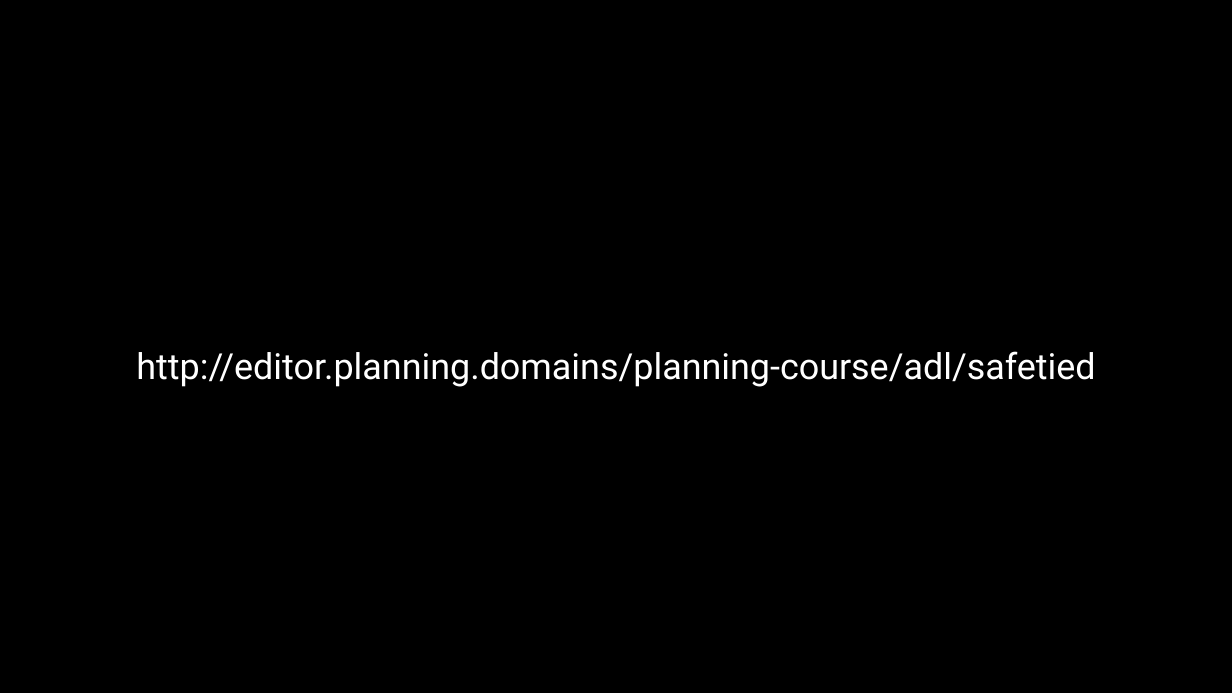
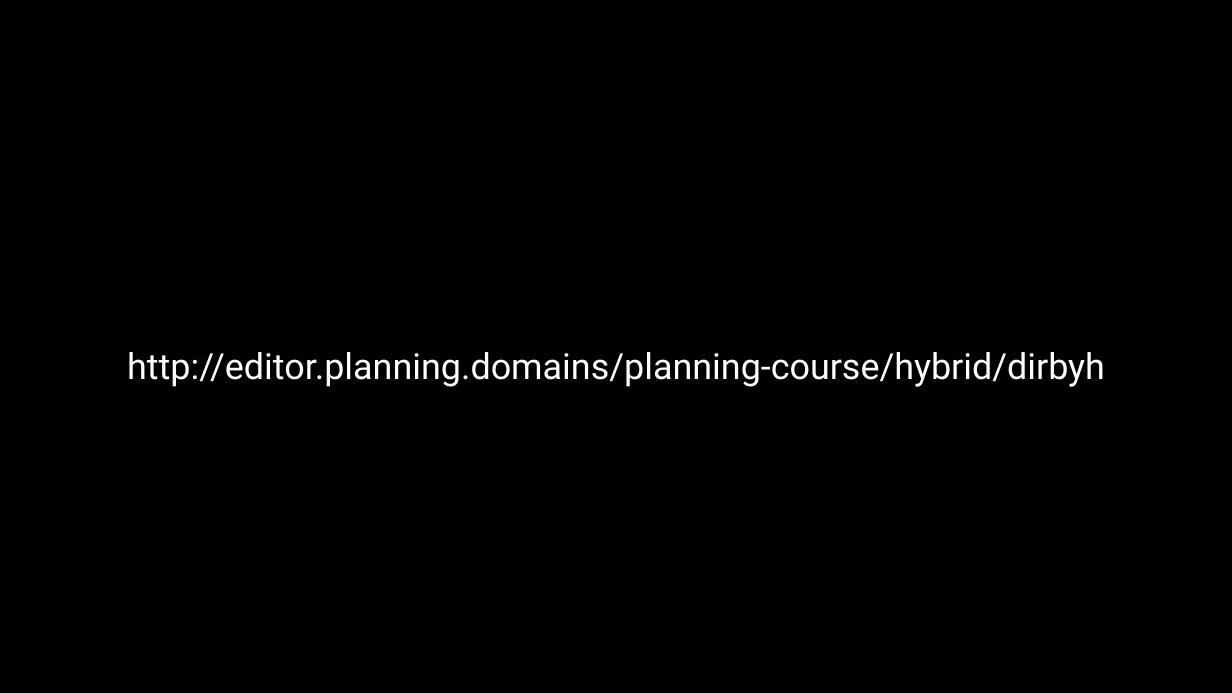
Before and after one commit to AI-Planning/modeling-in-pddl, a slide deck: slide 17 of exercises/cisc-813/hybrid/slides.pptx (slide 18 before the commit). Drawn at 1232x693 pixels with LibreOffice and Linux fonts; fonts in the diff are those of the drawing. Boxes give left, top, right and bottom in pixels: in the first picture for what was removed or moved away, otherwise in the second. Text is boxed around its words. In the diff, an @@ line names an element or a change of style, - is before the commit and + after.

```diff
--- a/exercises/cisc-813/hybrid/slides.pptx
+++ b/exercises/cisc-813/hybrid/slides.pptx
@@ text at bbox=[127, 352, 1105, 387]: text changed @@
-http://editor.planning.domains/planning-course/adl/safetied
+http://editor.planning.domains/planning-course/hybrid/dirbyh
```
Also in this commit, not shown: 11 other slides changed, 2 slides added, 3 slides removed, 4 other files.
